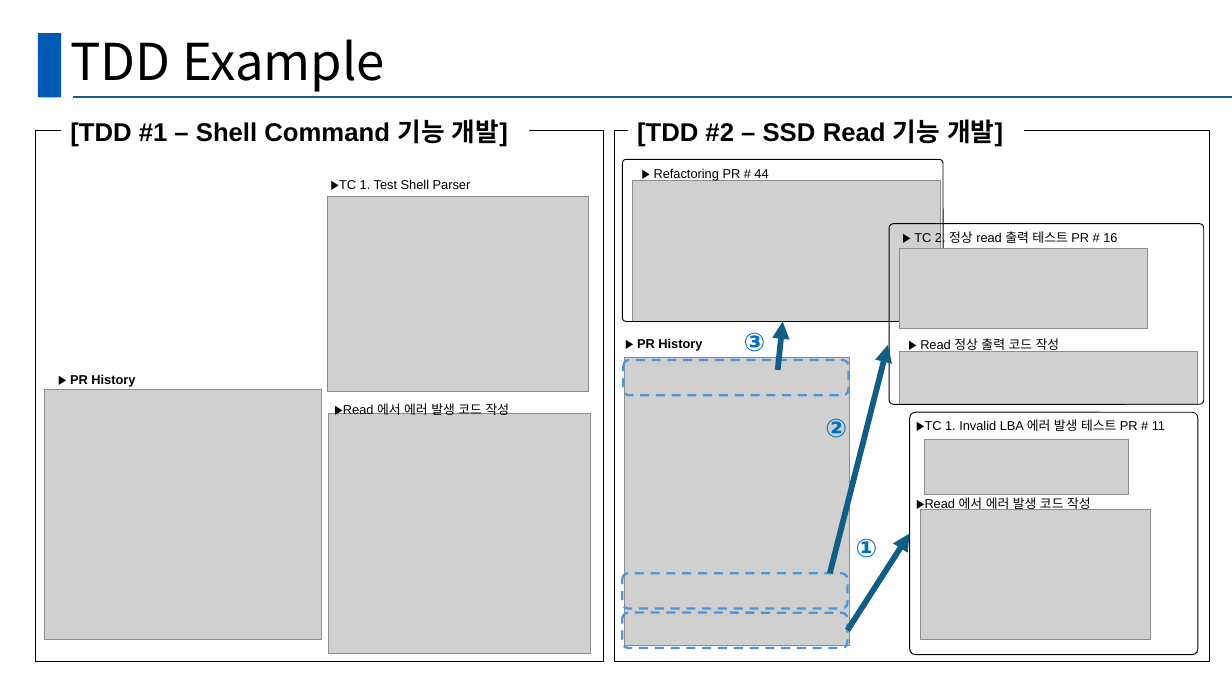
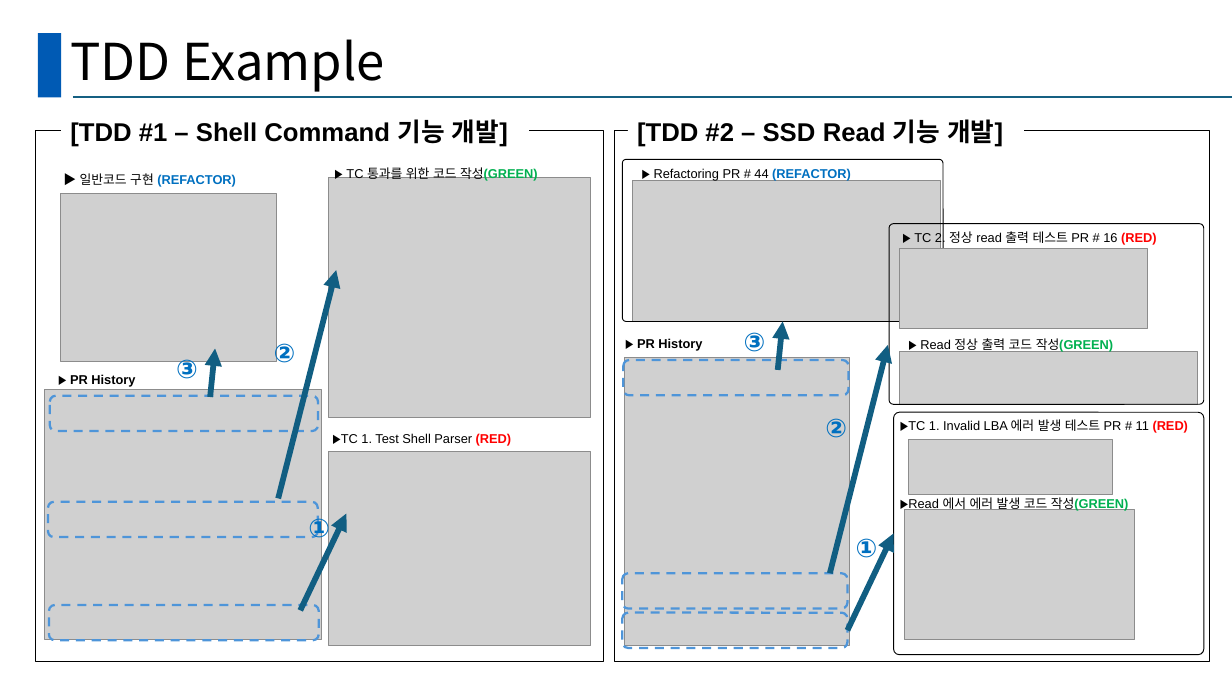
Before and after one commit to Hyominii/ssd, a slide deck: slide 6 of SSD_B_BestReviewer.pptx. Drawn at 1232x693 pixels with LibreOffice and Linux fonts; fonts in the diff are those of the drawing; grey boxes stand for pictures. Boxes give left, top, right and bottom in pixels: in the first picture for what was removed or moved away, otherwise in the second. Text is boxed around its words. In the diff, an @@ line names an element or a change of style, - is before the commit and + after.

Commit message:
[doc] TDD 페이지 작성

```diff
--- a/SSD_B_BestReviewer.pptx
+++ b/SSD_B_BestReviewer.pptx
@@ text added at [80,173,236,186], 10 pt, text #0070C0, bold @@
+▶ 일반코드 구현 (REFACTOR)
@@ picture: place and size @@
-picture at [328,413,591,653]
+picture at [328,177,591,417]
@@ text at [346,165,537,181]: text changed @@
-▶Read 에서 에러 발생 코드 작성
+▶ TC 통과를 위한 코드 작성(GREEN)
@@ text at [654,168,851,181]: text changed @@
-▶ Refactoring PR # 44
+▶ Refactoring PR # 44 (REFACTOR)
@@ picture added at [61,193,276,361] @@
@@ text at [914,231,1157,245]: text changed @@
-▶ TC 2. 정상 read 출력 테스트 PR # 16
+▶ TC 2. 정상 read 출력 테스트 PR # 16 (RED)
@@ arrow added from (278, 498) to (336, 270), #125F82 4.5 pt @@
@@ text added at [176,359,198,379], 20 pt, text #0070C0, bold @@
+③
@@ arrow added from (210, 397) to (215, 348), #125F82 4.5 pt @@
@@ text added at [274,341,296,363], 20 pt, text #0070C0, bold @@
+②
@@ text at [920,336,1113,354]: text changed @@
-▶ Read 정상 출력 코드 작성
+▶ Read 정상 출력 코드 작성(GREEN)
@@ rounded rectangle added at [50,396,318,431], outline #4E95D9 1.75 pt dashed @@
@@ rounded rectangle: place and size @@
-rounded rectangle at [910,412,1199,654]
+rounded rectangle at [894,412,1204,654]
@@ text at [900,419,1189,433]: text changed @@
-▶TC 1. Invalid LBA 에러 발생 테스트 PR # 11
+▶TC 1. Invalid LBA 에러 발생 테스트 PR # 11 (RED)
@@ text at [332,433,512,446]: text changed @@
-▶TC 1. Test Shell Parser
+▶TC 1. Test Shell Parser (RED)
@@ picture: place and size @@
-picture at [925,440,1129,495]
+picture at [909,440,1113,495]
@@ picture: place and size @@
-picture at [327,197,589,391]
+picture at [329,452,591,646]
@@ rounded rectangle added at [48,502,318,537], outline #4E95D9 1.75 pt dashed @@
@@ text at [900,495,1128,513]: text changed @@
-▶Read 에서 에러 발생 코드 작성
+▶Read 에서 에러 발생 코드 작성(GREEN)
@@ picture: place and size @@
-picture at [921,509,1151,640]
+picture at [905,509,1135,640]
@@ arrow added from (300, 611) to (347, 514), #125F82 4.5 pt @@
@@ text added at [308,517,330,543], 20 pt, text #0070C0, bold @@
+①
@@ arrow moved from (848, 630) - (910, 533) to (848, 630) - (894, 533) @@
@@ rounded rectangle added at [49,605,319,640], outline #4E95D9 1.75 pt dashed @@
```
